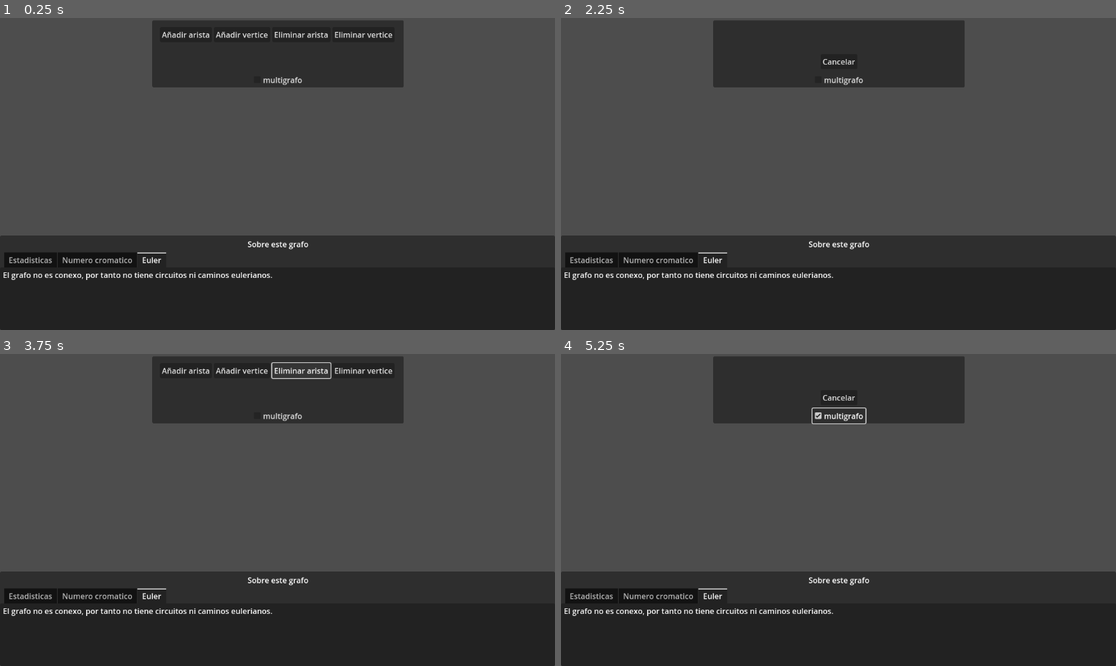
Above: before the commit, frames 1-4 (two rows, left to right).
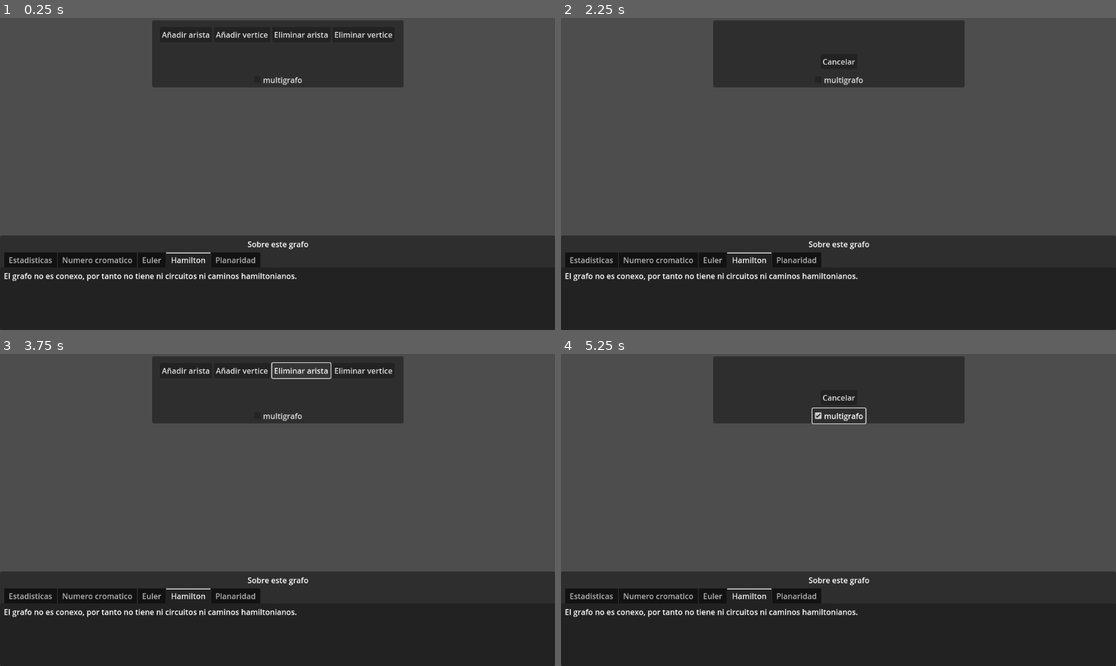
Above: after the commit, the same moments.

Repository: AndresDavidCalderon/exploragrafos
Game: Godot game, scene res://main.tscn
Same seed, same stepped clock (60 frames per second), same inputs: the game is played once before the commit and once after it.
Inputs:
- Up to frame 1 (0.25 s): no input
- Up to frame 2 (2.25 s): click "Añadir arista" at 0.5 s; click "Listo" at 1.25 s; click "Añadir vertice" at 2 s
- Up to frame 3 (3.75 s): click "Cancelar" at 2.75 s; click "Eliminar arista" at 3.5 s
- Up to frame 4 (5.25 s): click "Eliminar vertice" at 4.25 s; click "multigrafo" at 5 s

The runs differ from the first frame. In frame 1, 1.2% of the frame differs, in the area x 0-54%, y 75-85%; in frame 2, 1.2%; in frame 3, 1.2%; in frame 4, 1.2%.

Commit message:
hamilton

Diff:
--- /dev/null
+++ b/hamilton.gd
@@ -0,0 +1,39 @@
+extends Control
+
+var coloreado=true
+
+func _ready() -> void:
+    get_parent().set_tab_title(3,"Hamilton")
+    Globals.grafo.grafo_cambiado.connect(actualizar)
+    visibility_changed.connect(actualizar)
+    actualizar()
+
+func actualizar():
+    $RichTextLabel.text="Un grafo es hamiltoniano si contiene un [b]circuito[/b] hamiltoniano, es decir, un ciclo que pase por todos los vertices del grafo exactamente una vez."
+    if Globals.grafo.obtener_componentes_conexos().size()==1:
+        var puede_tener_circuito=true
+        var vertice_colgante=false
+        for vertice in Globals.grafo.vertices:
+            if vertice.aristas.size()==1:
+                if not vertice_colgante:
+                    $RichTextLabel.text+="\nEl grafo tiene un [color=#FC7D0D]vertice colgante[/color] (de grado 1) por tanto no tiene circuitos hamiltonianos"
+                vertice.colorear(Color("#FC7D0D"))
+                coloreado=true
+                puede_tener_circuito=false
+                vertice_colgante=true
+
+        if Globals.grafo.es_bipartito():
+            if Globals.grafo.vertices.size()%2!=0:
+                $RichTextLabel.text+="\nEl grafo es bipartito y tiene un numero impar de vertices, por tanto no tiene circuitos hamiltonianos."
+                puede_tener_circuito=false
+
+        if puede_tener_circuito:
+            $RichTextLabel.text+="\nEl grafo puede tener circuitos hamiltonianos, pero no tenemos manera de saber."
+
+    else:
+        $RichTextLabel.text="El grafo no es conexo, por tanto no tiene ni circuitos ni caminos hamiltonianos."
+
+    if (not visible) and coloreado:
+        for vertice in Globals.grafo.vertices:
+            vertice.colorear(Color(1,1,1))
+        coloreado=false
--- a/main.tscn
+++ b/main.tscn
@@ -7,6 +7,8 @@
 [ext_resource type="Script" uid="uid://cn4si5v8371jp" path="res://estadisticas.gd" id="5_7mycd"]
 [ext_resource type="Script" uid="uid://bski57waoy50a" path="res://numero_cromatico.gd" id="5_lquwl"]
 [ext_resource type="Script" uid="uid://cajr0g7lxu1ws" path="res://euler.gd" id="7_272bh"]
+[ext_resource type="Script" uid="uid://b0rjr80e73k6x" path="res://hamilton.gd" id="8_5vw27"]
+[ext_resource type="Script" uid="uid://ywdyxqc080mr" path="res://planaridad.gd" id="9_kek77"]
 
 [node name="World" type="Node"]
 script = ExtResource("1_ig7tw")
@@ -107,7 +109,7 @@
 offset_top = 35.0
 grow_horizontal = 2
 grow_vertical = 2
-current_tab = 2
+current_tab = 3
 
 [node name="Estadisticas" type="Control" parent="UI/Panel/TabContainer"]
 visible = false
@@ -147,6 +149,7 @@
 bbcode_enabled = true
 
 [node name="Euler" type="Control" parent="UI/Panel/TabContainer"]
+visible = false
 layout_mode = 2
 script = ExtResource("7_272bh")
 metadata/_tab_index = 2
@@ -163,8 +166,42 @@
 grow_horizontal = 2
 grow_vertical = 2
 
-[node name="Camera2D" type="Camera2D" parent="."]
-position = Vector2(574, 323)
+[node name="Hamilton" type="Control" parent="UI/Panel/TabContainer"]
+layout_mode = 2
+script = ExtResource("8_5vw27")
+metadata/_tab_index = 3
+
+[node name="RichTextLabel" type="RichTextLabel" parent="UI/Panel/TabContainer/Hamilton"]
+layout_mode = 1
+anchors_preset = 15
+anchor_right = 1.0
+anchor_bottom = 1.0
+offset_left = 8.0
+offset_top = 6.0
+offset_right = -8.0
+offset_bottom = -7.0
+grow_horizontal = 2
+grow_vertical = 2
+bbcode_enabled = true
+
+[node name="Planaridad" type="Control" parent="UI/Panel/TabContainer"]
+visible = false
+layout_mode = 2
+script = ExtResource("9_kek77")
+metadata/_tab_index = 4
+
+[node name="RichTextLabel" type="RichTextLabel" parent="UI/Panel/TabContainer/Planaridad"]
+layout_mode = 1
+anchors_preset = 15
+anchor_right = 1.0
+anchor_bottom = 1.0
+offset_left = 8.0
+offset_top = 6.0
+offset_right = -8.0
+offset_bottom = -7.0
+grow_horizontal = 2
+grow_vertical = 2
+bbcode_enabled = true
 
 [connection signal="estado_cambiado" from="." to="UI/Top" method="_on_world_estado_cambiado"]
 [connection signal="pressed" from="UI/Top/Herramientas/AddArista" to="." method="_on_add_arista_pressed"]
--- a/numero_cromatico.gd
+++ b/numero_cromatico.gd
@@ -2,9 +2,6 @@
 
 var coloreado=false
 
-var vertices_rojos:Array[Vertice]=[]
-var vertices_azules:Array[Vertice]=[]
-var no_bipartito_por:Array[Vertice]=[]
 
 func _ready() -> void:
     get_parent().set_tab_title(1,"Numero cromatico")
@@ -18,56 +15,18 @@
         vertice.get_node("ErrorBipartito").hide()
 
     if visible:
-        if es_bipartito():
+        if Globals.grafo.es_bipartito():
             $RichTextLabel.text="El grafo es bipartito."
         else:
             $RichTextLabel.text="El grafo no es bipartito."
 
-        for vertice in vertices_rojos:
+        for vertice in Globals.grafo.vertices_rojos:
             vertice.colorear(Color(1,0,0))
-        for vertice in vertices_azules:
+        for vertice in Globals.grafo.vertices_azules:
             vertice.colorear(Color(0,0,1))
-        for vertice in no_bipartito_por:
+        for vertice in Globals.grafo.no_bipartito_por:
             vertice.get_node("ErrorBipartito").show()
         coloreado=true
     else:
         if coloreado:
             coloreado=false
-
-func es_bipartito():
-    vertices_azules.clear()
-    vertices_rojos.clear()
-    no_bipartito_por.clear()
-    for componente_conexo in Globals.grafo.obtener_componentes_conexos():
-        var vertice_inicial:Vertice=componente_conexo[0]
-        vertices_rojos.append(vertice_inicial)
-        if not colorear_bipartito(vertice_inicial):
-            return false
-    return true
-
-func colorear_bipartito(vertice:Vertice):
-    if vertices_rojos.has(vertice):
-        for arista in vertice.aristas:
-            var vertice_opuesto=arista.opuesto(vertice)
-            if vertices_rojos.has(vertice_opuesto):
-                no_bipartito_por.append(vertice)
-                no_bipartito_por.append(vertice_opuesto)
-                return false
-            if not vertices_azules.has(vertice_opuesto):
-                vertices_azules.append(vertice_opuesto)
-                if not colorear_bipartito(vertice_opuesto):
-                    return false
-
-    if vertices_azules.has(vertice):
-        for arista in vertice.aristas:
-            var vertice_opuesto=arista.opuesto(vertice)
-            if vertices_azules.has(vertice_opuesto):
-                no_bipartito_por.append(vertice)
-                no_bipartito_por.append(vertice_opuesto)
-                return false
-            if not vertices_rojos.has(vertice_opuesto):
-                vertices_rojos.append(vertice_opuesto)
-                if not colorear_bipartito(vertice_opuesto):
-                    return false
-
-    return true
--- /dev/null
+++ b/planaridad.gd
@@ -0,0 +1,9 @@
+extends Control
+
+func _ready() -> void:
+    Globals.grafo.grafo_cambiado.connect(actualizar)
+    actualizar()
+    visibility_changed.connect(actualizar)
+
+func actualizar():
+    pass
--- a/world.gd
+++ b/world.gd
@@ -21,6 +21,11 @@
 var vertices=[]
 var aristas=[]
 
+# Solo actualizados al llamar es_bipartito
+var vertices_azules=[]
+var vertices_rojos=[]
+var no_bipartito_por=[]
+
 func _init() -> void:
 	Globals.grafo=self
 
@@ -33,21 +38,17 @@
 			vertices.append(nuevoVertice)
 			grafo_cambiado.emit()
 
-
 func _on_add_arista_pressed() -> void:
 	cambiar_estado(Estados.ADDARISTA)
 
-
 func _on_add_vertice_pressed() -> void:
 	cambiar_estado(Estados.ADDVERTICE)
-
 
 func _on_cancelar_pressed() -> void:
 	cambiar_estado(Estados.ESPERA)
 
 func _on_quitar_vertice_pressed() -> void:
 	cambiar_estado(Estados.QUITARVERTICE)
-
 
 func cambiar_estado(nuevoEstado:Estados)->void:
 	estado=nuevoEstado
@@ -83,7 +84,6 @@
 				ToastParty.show({"text":"Un grafo simple no puede tener dos aristas entre los mismos vertices","duration":2})
 			limpiar_seleccion()
 
-
 func _on_multigrafo_toggled(toggled_on: bool) -> void:
 	multigrafo=toggled_on
 
@@ -105,3 +105,48 @@
 		if not componente_conexo.has(opuesto):
 			componente_conexo.append(opuesto)
 			añadir_vertice_y_vecinos_a_componente(opuesto,componente_conexo)
+
+func es_bipartito():
+	vertices_azules.clear()
+	vertices_rojos.clear()
+	no_bipartito_por.clear()
+	for componente_conexo in Globals.grafo.obtener_componentes_conexos():
+		var vertice_inicial:Vertice=componente_conexo[0]
+		vertices_rojos.append(vertice_inicial)
+		if not colorear_bipartito(vertice_inicial):
+			return false
+	return true
+
+func colorear_bipartito(vertice:Vertice):
+	if vertices_rojos.has(vertice):
+		for arista in vertice.aristas:
+			var vertice_opuesto=arista.opuesto(vertice)
+			if vertices_rojos.has(vertice_opuesto):
+				no_bipartito_por.append(vertice)
+				no_bipartito_por.append(vertice_opuesto)
+				return false
+			if not vertices_azules.has(vertice_opuesto):
+				vertices_azules.append(vertice_opuesto)
+				if not colorear_bipartito(vertice_opuesto):
+					return false
+
+	if vertices_azules.has(vertice):
+		for arista in vertice.aristas:
+			var vertice_opuesto=arista.opuesto(vertice)
+			if vertices_azules.has(vertice_opuesto):
+				no_bipartito_por.append(vertice)
+				no_bipartito_por.append(vertice_opuesto)
+				return false
+			if not vertices_rojos.has(vertice_opuesto):
+				vertices_rojos.append(vertice_opuesto)
+				if not colorear_bipartito(vertice_opuesto):
+					return false
+
+	return true
+
+func es_bipartito_completo():
+	for azul in vertices_azules:
+		for rojo in vertices_rojos:
+			if not azul.conectado_a(rojo):
+				return false
+	return true
Not shown, added: hamilton.gd.uid
Not shown: 1 places in main.tscn that only renumber resources
Not shown, added: planaridad.gd.uid
